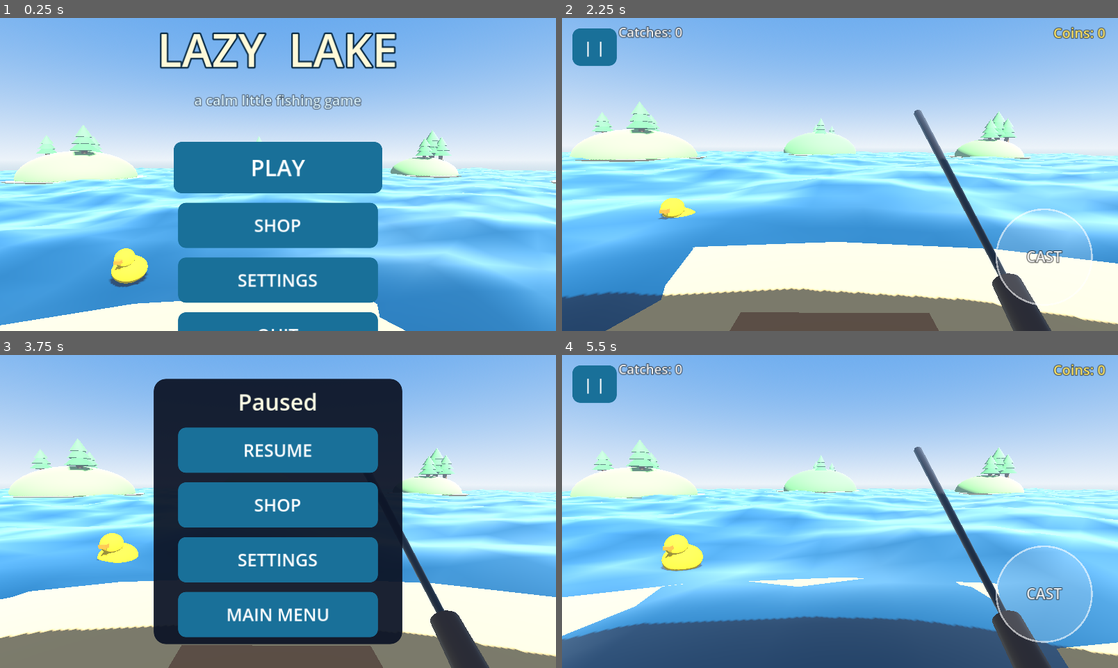
Above: before the commit, frames 1-4 (two rows, left to right).
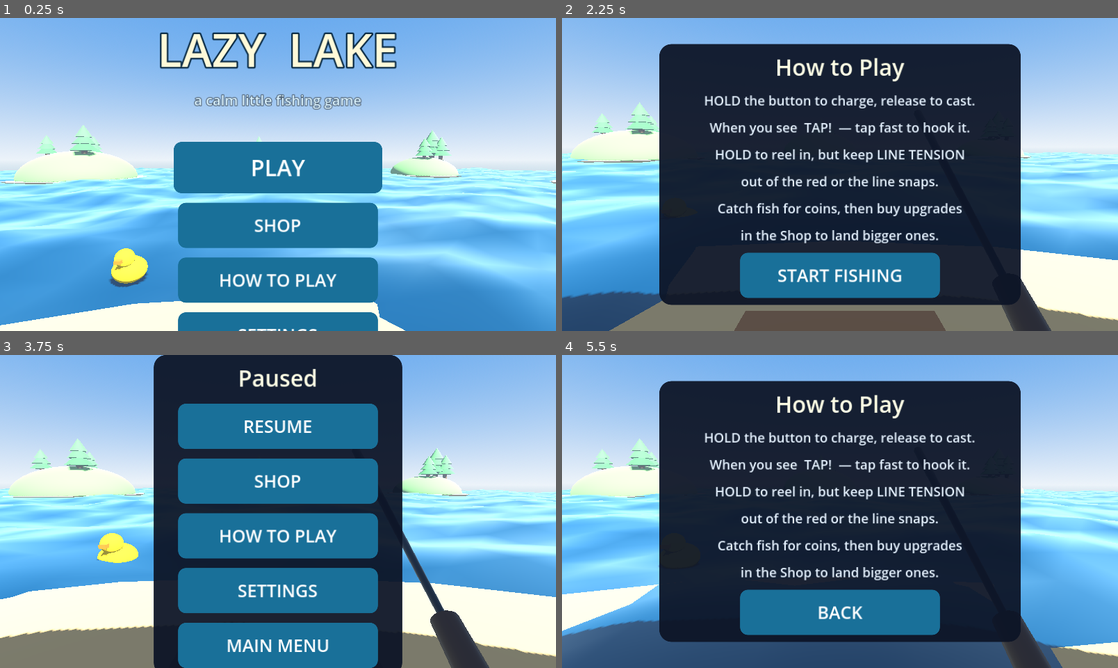
Above: after the commit, the same moments.

Repository: Max1081018/open_code
Game: Godot game, scene res://game.tscn
Same seed, same stepped clock (60 frames per second), same inputs: the game is played once before the commit and once after it.
Inputs (mouse positions are in pixels of both pictures, inside the frame that each line leads up to):
- Up to frame 1 (0.25 s): no input
- Up to frame 2 (2.25 s): click (840, 280) at 0.5 s, where only the run after the commit has a clickable "HOW TO PLAY"; click "BACK" at 1.25 s; click "PLAY" at 2 s
- Up to frame 3 (3.75 s): click (278, 611) at 2.75 s, where only the run after the commit has a clickable "START FISHING"; click "| |" at 3.5 s
- Up to frame 4 (5.5 s): click (840, 536) at 4.25 s, where only the run after the commit has a clickable "HOW TO PLAY"; click (840, 448) at 5 s, where only the run before the commit has a clickable "RESUME"

The runs differ from the first frame. In frame 1, 0.6% of the frame differs, in the area x 39-61%, y 81-100%; in frame 2, 59%; in frame 3, 20%; in frame 4, 60%, in the area x 0-100%, y 2-100%.

Commit message:
Add How to Play card (first-run tutorial + menu access)
- A compact "How to Play" panel explaining the touch controls, shown once
  automatically on first play (tracked via seen_help in the save) and reachable
  anytime from the main menu and pause menu.

Co-Authored-By: Claude Opus 4.8 <noreply@anthropic.com>
Claude-Session: https://claude.ai/code/session_019FPN93SDKwisezCSut5tqW

Diff:
--- a/fishing/game.gd
+++ b/fishing/game.gd
@@ -91,6 +91,7 @@
 }
 var coins := 0
 var upgrades := {"rod": 0, "line": 0, "bait": 0, "luck": 0}
+var seen_help := false
 
 
 func upgrade_cost(key: String) -> int:
@@ -105,6 +106,7 @@
 		catches = int(cfg.get_value("save", "catches", 0))
 		best_weight = float(cfg.get_value("save", "best_weight", 0.0))
 		best_name = str(cfg.get_value("save", "best_name", ""))
+		seen_help = bool(cfg.get_value("save", "seen_help", false))
 		for key in upgrades:
 			upgrades[key] = int(cfg.get_value("upgrades", key, 0))
 
@@ -115,6 +117,7 @@
 	cfg.set_value("save", "catches", catches)
 	cfg.set_value("save", "best_weight", best_weight)
 	cfg.set_value("save", "best_name", best_name)
+	cfg.set_value("save", "seen_help", seen_help)
 	for key in upgrades:
 		cfg.set_value("upgrades", key, upgrades[key])
 	cfg.save(SAVE_PATH)
@@ -186,16 +189,19 @@
 	menu_ui.settings_changed.connect(_apply_settings)
 	menu_ui.shop_opened.connect(_refresh_shop)
 	menu_ui.buy_pressed.connect(_buy_upgrade)
+	menu_ui.first_help_done.connect(_on_first_help_done)
 	menu_ui.set_coins(coins)
 
 	_enter_idle()
 	_apply_settings()
 	# Players always start at the menu; autotest can jump to a screen to shoot it.
 	if autotest:
+		seen_help = true  # don't let the first-time card block play tests
 		match start_screen:
 			"play": _start_play()
 			"settings": _go_main_menu(); menu_ui.open_settings_for_test()
 			"pause": _start_play(); _pause()
+			"help": _go_main_menu(); menu_ui.open_help_for_test()
 			"shop":
 				coins = 500
 				_go_main_menu()
@@ -643,6 +649,18 @@
 	hud.enabled = true
 	hud.set_hud_visible(true)
 	menu_ui.show_play()
+	# First-ever play: show the modal how-to-play card.
+	if not seen_help:
+		app_state = "paused"
+		hud.enabled = false
+		hud.set_hud_visible(false)
+		menu_ui.show_first_help()
+
+
+func _on_first_help_done() -> void:
+	seen_help = true
+	_save_game()
+	_resume()
 
 
 func _pause() -> void:
@@ -929,7 +947,7 @@
 	sim_action = false
 
 	# For non-gameplay screens, just let them settle and screenshot.
-	if start_screen in ["menu", "settings", "pause", "shop"]:
+	if start_screen in ["menu", "settings", "pause", "shop", "help"]:
 		if frame > 40:
 			if autotest_shot != "":
 				get_viewport().get_texture().get_image().save_png(autotest_shot)
--- a/fishing/menu_ui.gd
+++ b/fishing/menu_ui.gd
@@ -13,6 +13,7 @@
 signal settings_changed
 signal shop_opened
 signal buy_pressed(key)
+signal first_help_done
 
 const CFG_PATH := "user://settings.cfg"
 
@@ -31,6 +32,10 @@
 var _shop_rows: VBoxContainer
 var _shop_coins: Label
 var _shop_return_to: Control
+var _help: Control
+var _help_btn: Button
+var _help_return_to: Control
+var _help_firsttime := false
 var _pause_btn: Button
 var _title_node: Label
 var _title_pulse := 0.0
@@ -153,12 +158,15 @@
 	play.pressed.connect(func(): play_pressed.emit())
 	var shopb := _button("SHOP")
 	shopb.pressed.connect(func(): _open_shop(_main))
+	var howb := _button("HOW TO PLAY")
+	howb.pressed.connect(func(): _open_help(_main))
 	var sbtn := _button("SETTINGS")
 	sbtn.pressed.connect(func(): _open_settings(_main))
 	var qbtn := _button("QUIT")
 	qbtn.pressed.connect(_on_quit)
 	col.add_child(play)
 	col.add_child(shopb)
+	col.add_child(howb)
 	col.add_child(sbtn)
 	col.add_child(qbtn)
 
@@ -205,12 +213,15 @@
 	resume.pressed.connect(func(): resume_pressed.emit())
 	var pshop := _button("SHOP")
 	pshop.pressed.connect(func(): _open_shop(_pause))
+	var phow := _button("HOW TO PLAY")
+	phow.pressed.connect(func(): _open_help(_pause))
 	var pset := _button("SETTINGS")
 	pset.pressed.connect(func(): _open_settings(_pause))
 	var pmenu := _button("MAIN MENU")
 	pmenu.pressed.connect(func(): to_main_menu.emit())
 	pv.add_child(resume)
 	pv.add_child(pshop)
+	pv.add_child(phow)
 	pv.add_child(pset)
 	pv.add_child(pmenu)
 	_root.add_child(_pause)
@@ -236,6 +247,32 @@
 	_root.add_child(_shop)
 	_shop.visible = false
 
+	# ---- How to Play ----
+	var hres := _panel("How to Play")
+	_help = hres[0]
+	var hv: VBoxContainer = hres[1]
+	hv.custom_minimum_size = Vector2(780, 0)
+	hv.add_theme_constant_override("separation", 18)
+	for linetext in [
+		"HOLD the button to charge, release to cast.",
+		"When you see  TAP!  — tap fast to hook it.",
+		"HOLD to reel in, but keep LINE TENSION",
+		"out of the red or the line snaps.",
+		"Catch fish for coins, then buy upgrades",
+		"in the Shop to land bigger ones.",
+	]:
+		var l := Label.new()
+		l.text = linetext
+		l.horizontal_alignment = HORIZONTAL_ALIGNMENT_CENTER
+		l.add_theme_font_size_override("font_size", 30)
+		l.add_theme_color_override("font_color", Color(0.9, 0.95, 1.0))
+		hv.add_child(l)
+	_help_btn = _button("BACK")
+	_help_btn.pressed.connect(_on_help_button)
+	hv.add_child(_help_btn)
+	_root.add_child(_help)
+	_help.visible = false
+
 	# ---- In-game pause button (top-left) ----
 	_pause_btn = Button.new()
 	_pause_btn.text = "| |"
@@ -292,6 +329,8 @@
 	_settings.visible = false
 	if _shop:
 		_shop.visible = false
+	if _help:
+		_help.visible = false
 
 
 func show_main() -> void:
@@ -333,6 +372,45 @@
 
 func open_shop_for_test() -> void:
 	_open_shop(_main)
+
+
+func open_help_for_test() -> void:
+	_open_help(_main)
+
+
+func show_first_help() -> void:
+	# Modal help the first time the player starts; button resumes play.
+	_help_firsttime = true
+	_help_btn.text = "START FISHING"
+	_main.visible = false
+	_pause.visible = false
+	_pause_btn.visible = false
+	_settings.visible = false
+	if _shop:
+		_shop.visible = false
+	_help.visible = true
+	_root.mouse_filter = Control.MOUSE_FILTER_STOP
+
+
+func _open_help(from: Control) -> void:
+	_help_firsttime = false
+	_help_btn.text = "BACK"
+	_help_return_to = from
+	from.visible = false
+	_help.visible = true
+	_pause_btn.visible = false
+	_root.mouse_filter = Control.MOUSE_FILTER_STOP
+
+
+func _on_help_button() -> void:
+	if _help_firsttime:
+		_help.visible = false
+		first_help_done.emit()
+	else:
+		_help.visible = false
+		_help_return_to.visible = true
+		if _help_return_to == _main:
+			_root.mouse_filter = Control.MOUSE_FILTER_STOP
 
 
 func _open_shop(from: Control) -> void:
